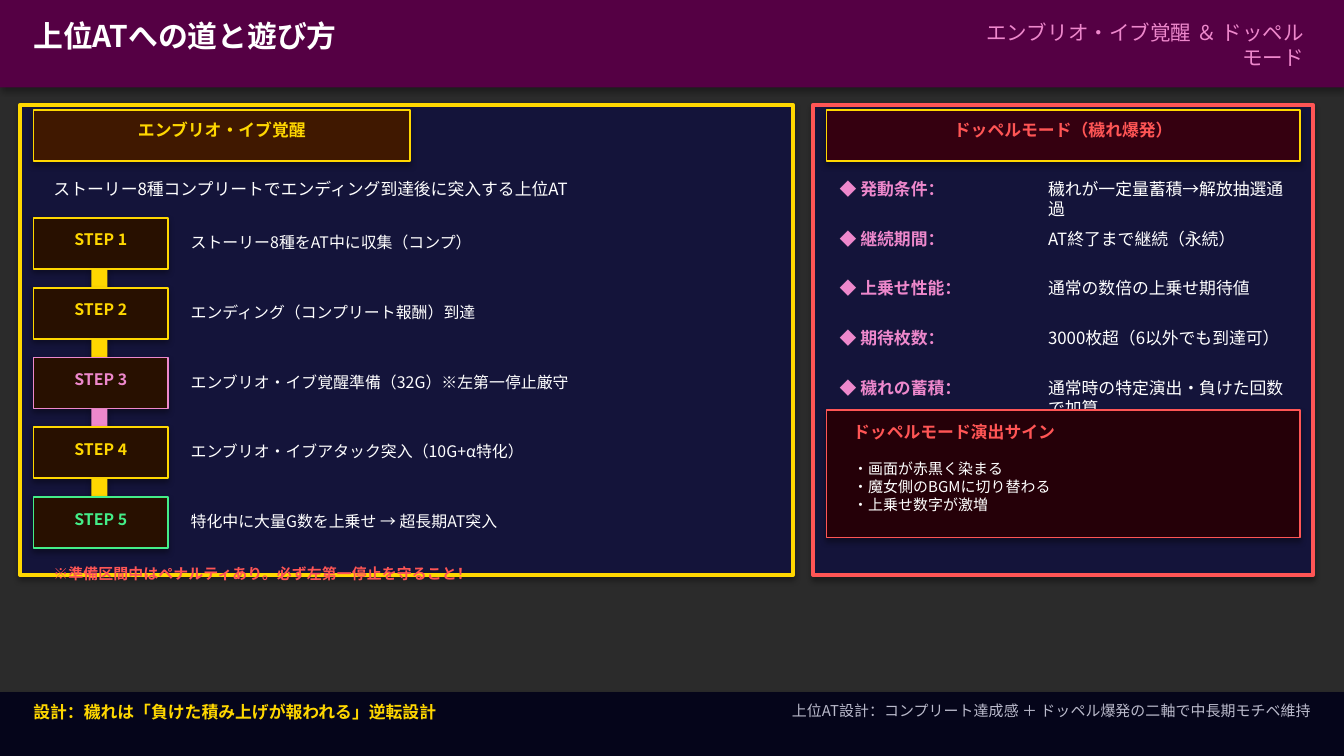
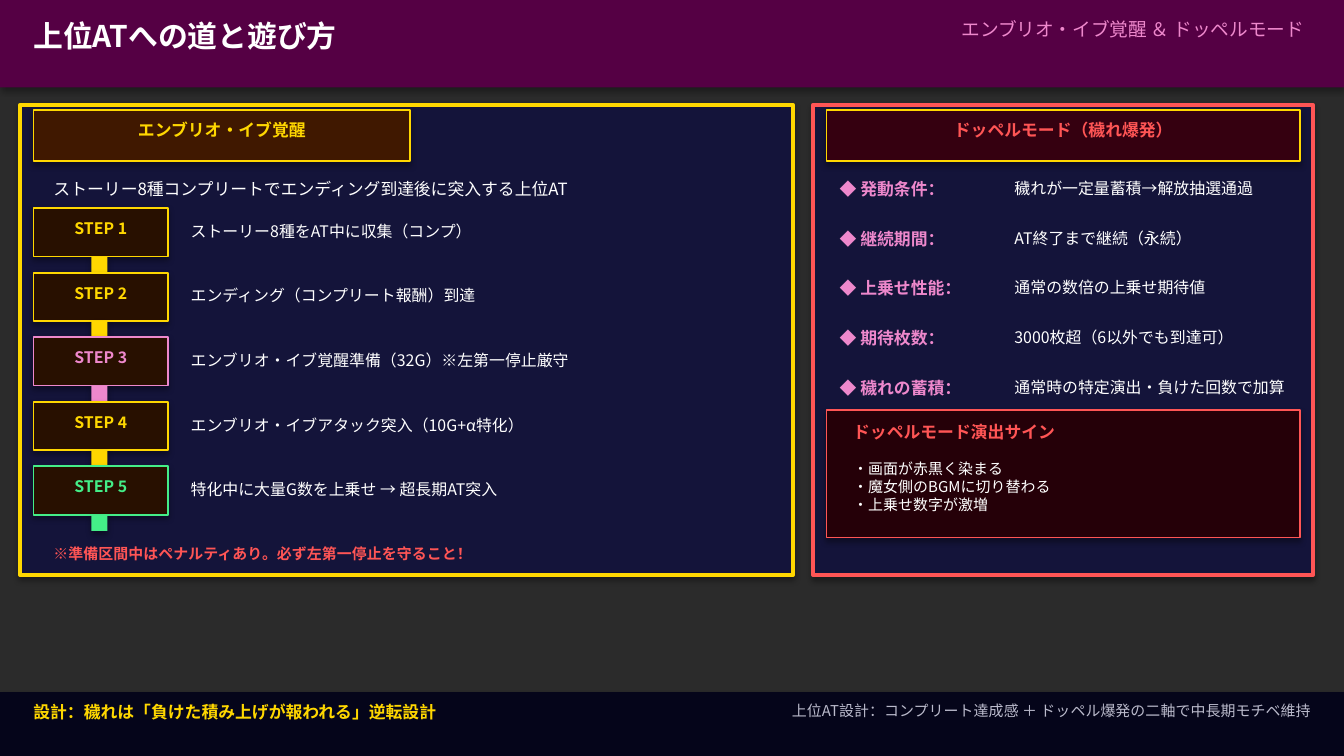
Before and after one commit to hkadoya-eng/slocri, a slide deck: slide 6 of proposals/機種分析/まどか外伝/madoka_guide_v1.pptx. Drawn at 1344x756 pixels with LibreOffice and Linux fonts; fonts in the diff are those of the drawing; background and template pictures are left out; a plain dark background stands for a picture behind light text. Boxes give left, top, right and bottom in pixels: in the first picture for what was removed or moved away, otherwise in the second. Text is boxed around its words. In the diff, an @@ line names an element or a change of style, - is before the commit and + after.

```diff
--- a/proposals/機種分析/まどか外伝/madoka_guide_v1.pptx
+++ b/proposals/機種分析/まどか外伝/madoka_guide_v1.pptx
@@ text "エンブリオ・イブ覚醒 ＆ ドッペルモード": place and size @@
-text "エンブリオ・イブ覚醒 ＆ ドッペルモード" at [986, 22, 1304, 66]
+text "エンブリオ・イブ覚醒 ＆ ドッペルモード" at [961, 20, 1304, 38]
@@ text "エンブリオ・イブ覚醒 ＆ ドッペルモード" at [961, 20, 1304, 38]: size 11 to 10 pt @@
@@ text "穢れが一定量蓄積→解放抽選通過": place and size @@
-text "穢れが一定量蓄積→解放抽選通過" at [1048, 181, 1283, 216]
+text "穢れが一定量蓄積→解放抽選通過" at [1014, 180, 1252, 196]
@@ text "AT終了まで継続（永続）": place and size @@
-text "AT終了まで継続（永続）" at [1048, 231, 1235, 247]
+text "AT終了まで継続（永続）" at [1014, 230, 1191, 246]
@@ 2 texts, 2 rectangles: place and size @@
-2 texts, 2 rectangles at [34, 218, 472, 288]
+2 texts, 2 rectangles at [34, 208, 472, 273]
@@ 2 texts, 1 rectangle: place and size @@
-2 texts, 1 rectangle at [34, 288, 476, 339]
+2 texts, 1 rectangle at [34, 273, 476, 321]
@@ text "通常の数倍の上乗せ期待値": place and size @@
-text "通常の数倍の上乗せ期待値" at [1048, 279, 1250, 296]
+text "通常の数倍の上乗せ期待値" at [1014, 279, 1205, 295]
@@ 3 texts, 2 rectangles: place and size @@
-3 texts, 2 rectangles at [34, 339, 569, 581]
+3 texts, 2 rectangles at [34, 321, 569, 561]
@@ text "3000枚超（6以外でも到達可）": place and size @@
-text "3000枚超（6以外でも到達可）" at [1048, 330, 1279, 346]
+text "3000枚超（6以外でも到達可）" at [1014, 329, 1233, 345]
@@ 2 texts, 2 rectangles: place and size @@
-2 texts, 2 rectangles at [34, 409, 524, 478]
+2 texts, 2 rectangles at [34, 386, 524, 450]
@@ size 9 to 8.5 pt in 5 elements at [1014, 180, 1252, 196], [1014, 230, 1191, 246], [1014, 279, 1205, 295], [1014, 329, 1233, 345], [1014, 379, 1284, 395] @@
@@ text "通常時の特定演出・負けた回数で加算": place and size @@
-text "通常時の特定演出・負けた回数で加算" at [1048, 380, 1283, 419]
+text "通常時の特定演出・負けた回数で加算" at [1014, 379, 1284, 395]
@@ text "STEP 5": place and size @@
-text "STEP 5" at [74, 513, 127, 525]
+text "STEP 5" at [74, 480, 127, 492]
@@ 2 rectangles, 1 text: place and size @@
-2 rectangles, 1 text at [34, 478, 498, 548]
+2 rectangles, 1 text at [34, 450, 498, 515]
@@ rectangle added at [91, 515, 108, 531], fill #44EE88 @@
```
Also in this commit, not shown: 8 other slides changed, 1 other file.
